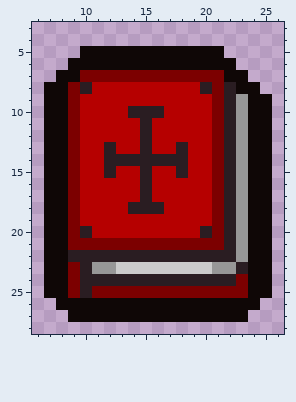
Pixel-art sprite, stored at resources/gfx/items/collectibles/malleusmaleficarum.png. The picture above is the old version.
The file is 32x32 pixels. Shown: x 6..26, y 3..28.
The result:
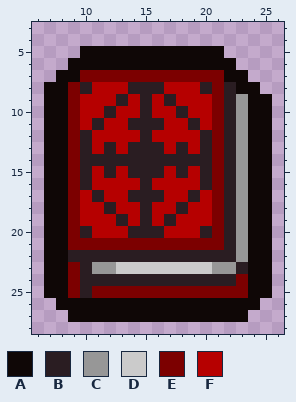
Palette (. is transparent): A #0f0706  B #2a1d22  C #979797  D #cbcbcb  E #7c0000  F #b60000
Commit message: vaihtoehtoinen vasara?
The exact change:
y 8: x 14..16 FFF -> BBB
y 9: x 13 F -> B; x 15 F -> B; x 17 F -> B
y 10: x 12 F -> B; x 14 B -> F; x 16 B -> F; x 18 F -> B
y 11: x 11 F -> B; x 14 F -> B; x 16 F -> B; x 19 F -> B
y 12: x 10 F -> B; x 20 F -> B
y 13: x 10 F -> B; x 14 F -> B; x 16 F -> B; x 20 F -> B
y 14: x 10..11 FF -> BB; x 19..20 FF -> BB
y 15: x 10 F -> B; x 14 F -> B; x 16 F -> B; x 20 F -> B
y 16: x 10 F -> B; x 20 F -> B
y 17: x 11 F -> B; x 14 F -> B; x 16 F -> B; x 19 F -> B
y 18: x 12 F -> B; x 14 B -> F; x 16 B -> F; x 18 F -> B
y 19: x 13 F -> B; x 15 F -> B; x 17 F -> B
y 20: x 14..16 FFF -> BBB
